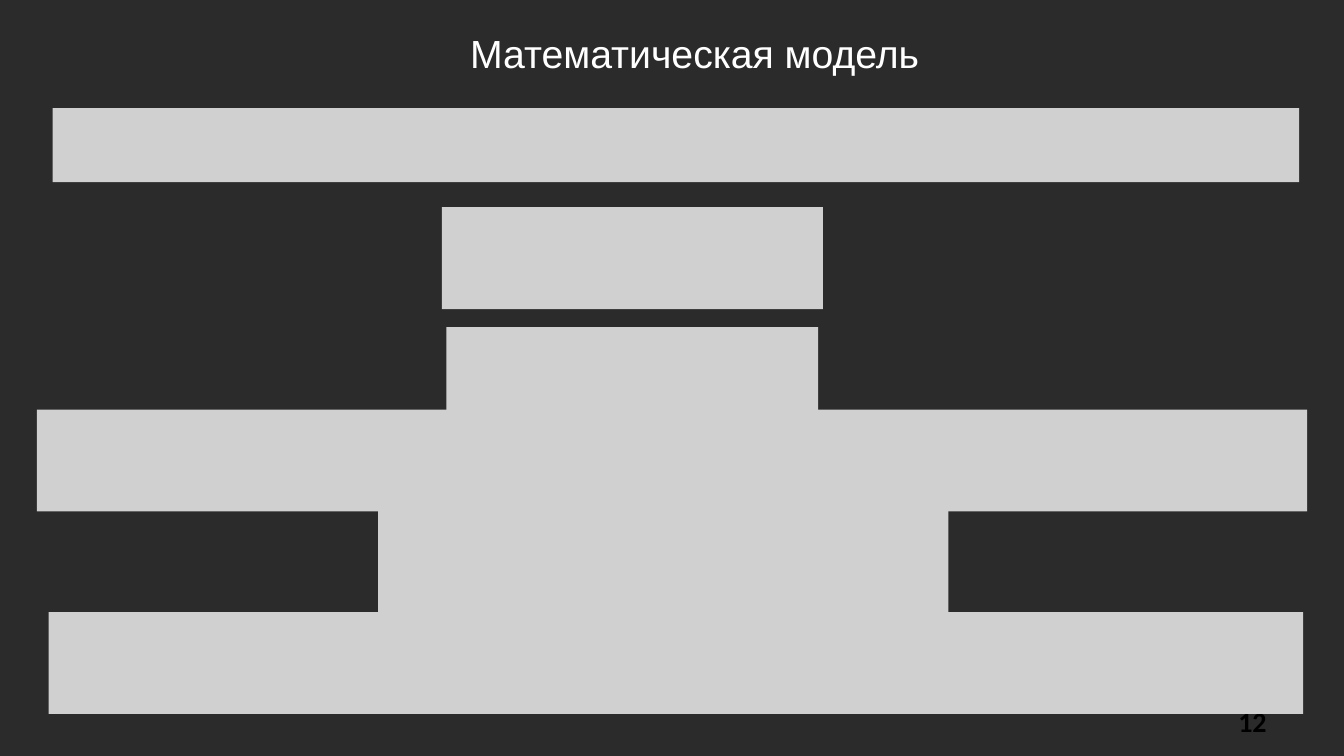
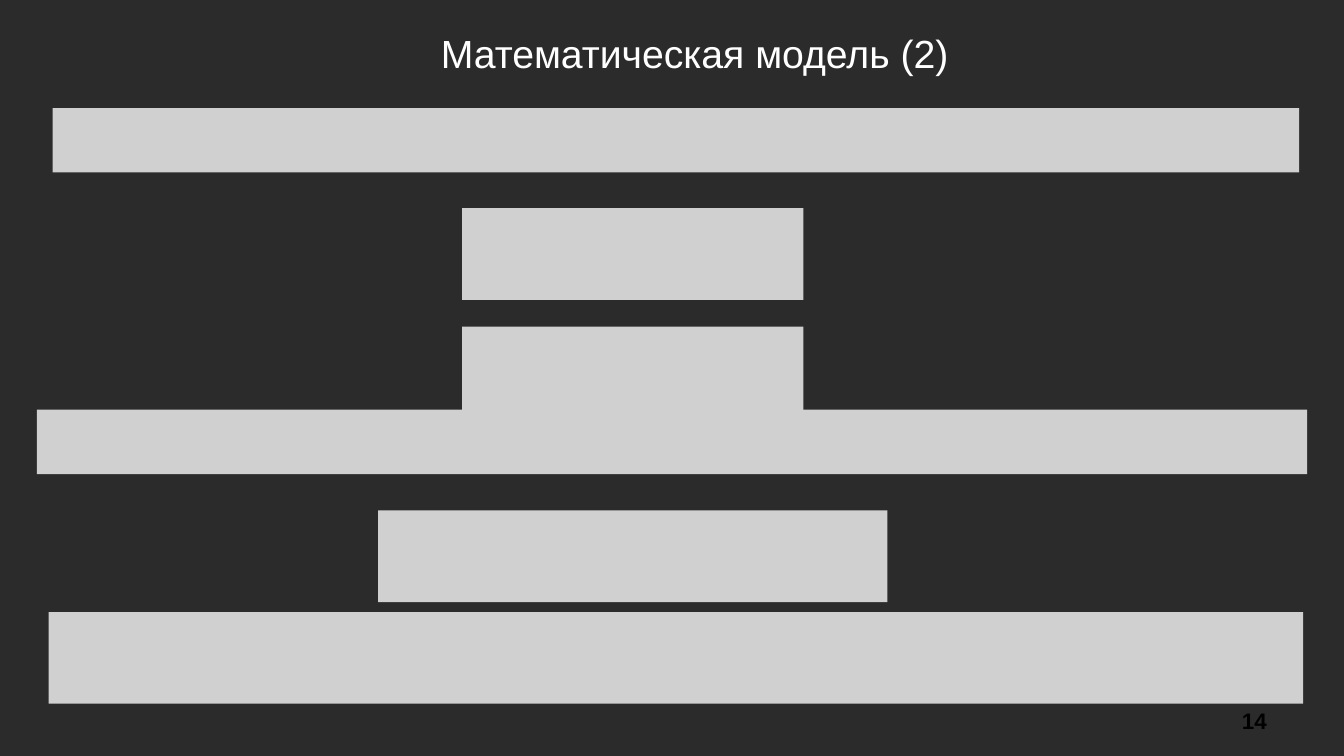
Before and after one commit to SonicRun/DiplomMaga, a slide deck: slide 14 of Mavlyutov_V_D_prezentatsia.pptx (slide 12 before the commit). Drawn at 1344x756 pixels with LibreOffice and Linux fonts; fonts in the diff are those of the drawing; grey boxes stand for pictures; background and template pictures are left out; a plain dark background stands for a picture behind light text. Boxes give left, top, right and bottom in pixels: in the first picture for what was removed or moved away, otherwise in the second. Text is boxed around its words. In the diff, an @@ line names an element or a change of style, - is before the commit and + after.

```diff
--- a/Mavlyutov_V_D_prezentatsia.pptx
+++ b/Mavlyutov_V_D_prezentatsia.pptx
@@ text at bbox=[441, 39, 949, 76]: text changed @@
-Математическая модель
+Математическая модель (2)
@@ picture: place and size @@
-picture at bbox=[52, 108, 1299, 181]
+picture at bbox=[52, 108, 1299, 172]
@@ picture: place and size @@
-picture at bbox=[442, 208, 823, 310]
+picture at bbox=[462, 209, 803, 300]
@@ picture: place and size @@
-picture at bbox=[447, 327, 819, 429]
+picture at bbox=[462, 327, 803, 418]
@@ picture: place and size @@
-picture at bbox=[37, 409, 1308, 511]
+picture at bbox=[37, 409, 1308, 474]
@@ picture: place and size @@
-picture at bbox=[378, 510, 949, 612]
+picture at bbox=[378, 510, 887, 602]
@@ picture: place and size @@
-picture at bbox=[48, 612, 1303, 714]
+picture at bbox=[48, 612, 1303, 704]
@@ page number at bbox=[1242, 714, 1267, 729]: text changed; size 20 to 16 pt; font Calibri to Arial @@
-12
+14
```
Also in this commit, not shown: 8 other slides changed, 2 slides added, 1 other file.
